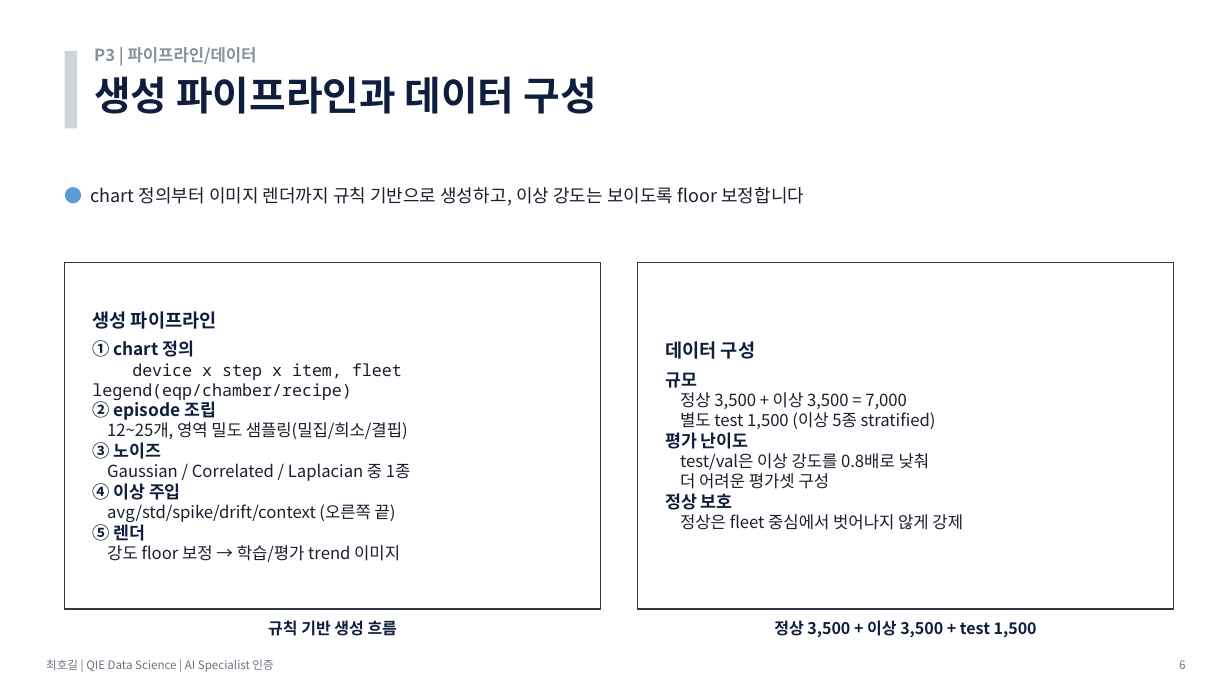
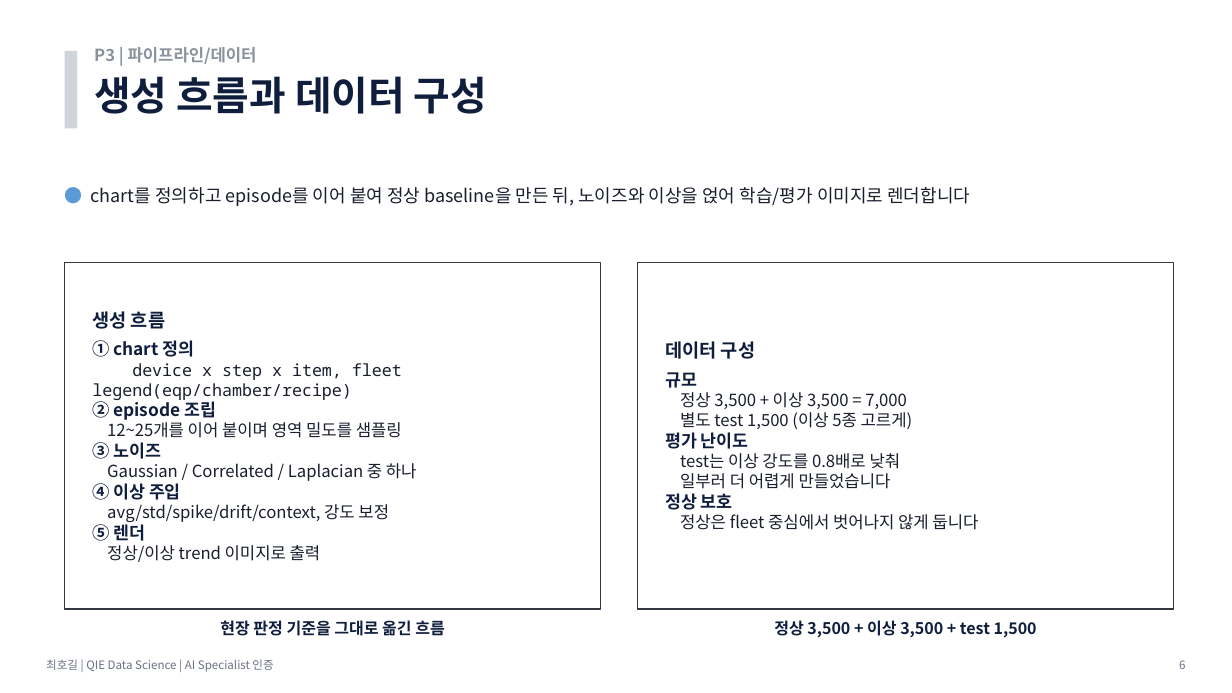
Before and after one commit to hogil/fbm_paper, a slide deck: slide 6 of recommendation/presentation/발표_P3_데이터생성_최호길.pptx. Drawn at 1232x693 pixels with LibreOffice and Linux fonts; fonts in the diff are those of the drawing. Boxes give left, top, right and bottom in pixels: in the first picture for what was removed or moved away, otherwise in the second. Text is boxed around its words. In the diff, an @@ line names an element or a change of style, - is before the commit and + after.

```diff
--- a/recommendation/presentation/발표_P3_데이터생성_최호길.pptx
+++ b/recommendation/presentation/발표_P3_데이터생성_최호길.pptx
@@ text at (94,76,487,114): text changed @@
-생성 파이프라인과 데이터 구성
+생성 흐름과 데이터 구성
@@ text at (91,187,970,206): text changed @@
-● chart 정의부터 이미지 렌더까지 규칙 기반으로 생성하고, 이상 강도는 보이도록 floor 보정합니다
+● chart를 정의하고 episode를 이어 붙여 정상 baseline을 만든 뒤, 노이즈와 이상을 얹어 학습/평가 이미지로 렌더합니다
@@ text at (92,311,165,329): text changed @@
-생성 파이프라인
+생성 흐름
@@ text at (680,412,913,429): text changed @@
-별도 test 1,500 (이상 5종 stratified)
+별도 test 1,500 (이상 5종 고르게)
@@ text at (107,422,402,438): text changed @@
-12~25개, 영역 밀도 샘플링(밀집/희소/결핍)
+12~25개를 이어 붙이며 영역 밀도를 샘플링
@@ text at (107,463,417,481): text changed @@
-Gaussian / Correlated / Laplacian 중 1종
+Gaussian / Correlated / Laplacian 중 하나
@@ text at (680,453,901,489): text changed @@
-test/val은 이상 강도를 0.8배로 낮춰
-더 어려운 평가셋 구성
+test는 이상 강도를 0.8배로 낮춰
+일부러 더 어렵게 만들었습니다
@@ text at (107,504,389,522): text changed @@
-avg/std/spike/drift/context (오른쪽 끝)
+avg/std/spike/drift/context, 강도 보정
@@ text at (680,514,978,530): text changed @@
-정상은 fleet 중심에서 벗어나지 않게 강제
+정상은 fleet 중심에서 벗어나지 않게 둡니다
@@ text at (107,545,321,562): text changed @@
-강도 floor 보정 → 학습/평가 trend 이미지
+정상/이상 trend 이미지로 출력
@@ text at (220,620,444,636): text changed @@
-규칙 기반 생성 흐름
+현장 판정 기준을 그대로 옮긴 흐름
```
Also in this commit, not shown: 6 other slides changed, 1 slide added, 1 other file.
